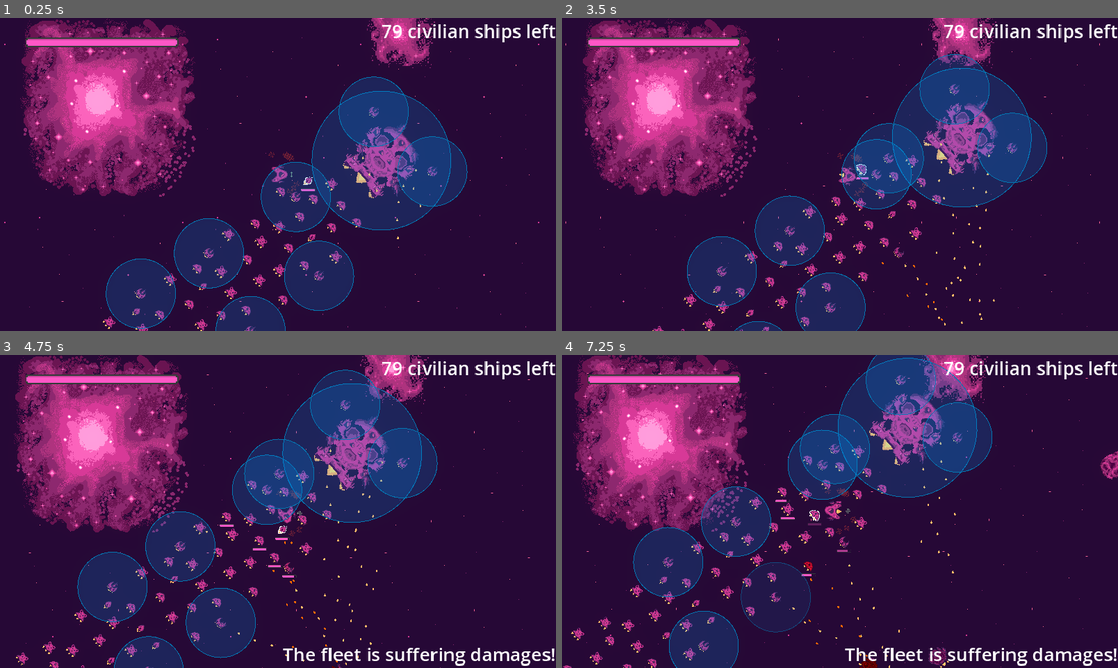
Above: before the commit, frames 1-4 (two rows, left to right).
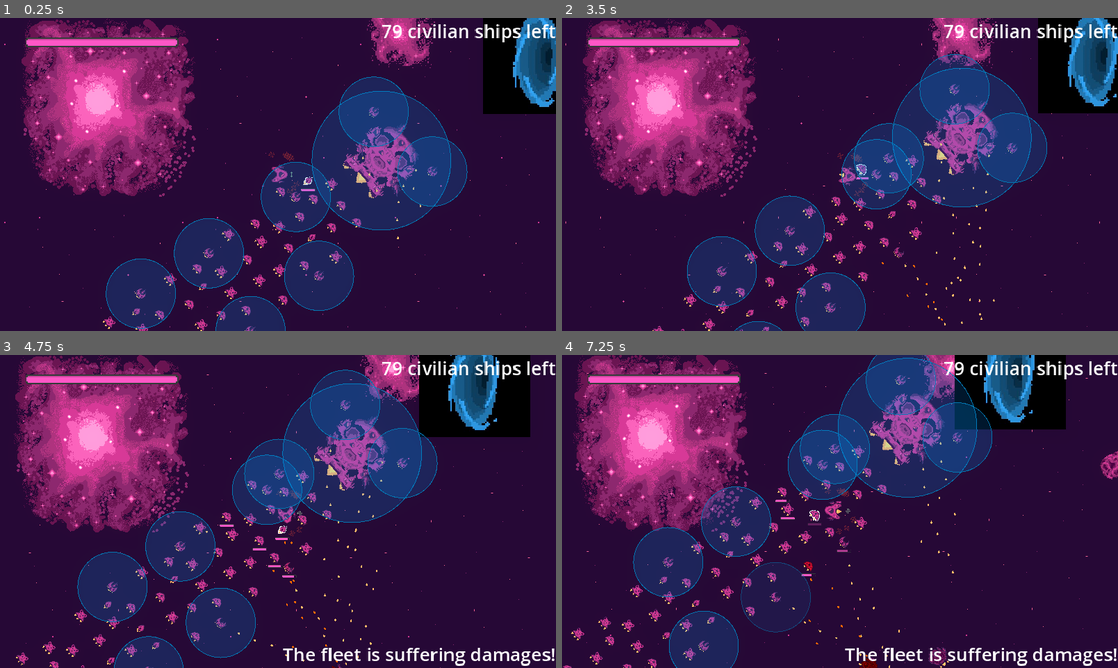
Above: after the commit, the same moments.

Repository: bear-minimum-studio/space-bear
Game: Godot game, scene res://Game.tscn
Same seed, same stepped clock (60 frames per second), same inputs: the game is played once before the commit and once after it.
Inputs:
- Up to frame 1 (0.25 s): no input
- Up to frame 2 (3.5 s): tap Enter (upgrade) at 0.5 s; hold Right (turn_right) 0.53-1.28 s; tap Down (decelerate) at 0.6 s; hold Ctrl (brake) 1.28-2.03 s; tap Space (fire) at 1.35 s; hold Right (turn_right) 2.03-2.78 s; hold G (grappling_hook) 2.03-2.78 s; hold Up (accelerate) from 2.78 s (still down); tap F (turret_fire) at 2.85 s
- Up to frame 3 (4.75 s): release Up (accelerate) at 3.53 s; hold Left (turn_left) from 3.53 s (still down); tap Down (decelerate) at 3.6 s; tap Space (fire) at 4.35 s
- Up to frame 4 (7.25 s): release Left (turn_left) at 5.03 s; hold Ctrl (brake) 5.03-5.78 s; hold G (grappling_hook) 5.03-5.78 s; hold Right (turn_right) 5.78-6.53 s; tap F (turret_fire) at 5.85 s; hold Up (accelerate) from 6.53 s (still down); tap Down (decelerate) at 6.6 s

The runs differ from the first frame. In frame 1, 3.8% of the frame differs, in the area x 86-100%, y 0-31%; in frame 2, 4.2%; in frame 3, 5.0%, in the area x 75-96%, y 0-27%; in frame 4, 4.5%.

Commit message:
feat: add Wormhole as level end zone

Diff:
--- a/World.gd
+++ b/World.gd
@@ -15,6 +15,8 @@
 	mother_ship.set_movement_target(target.global_transform.origin)
 	Events.enemy_shoot.connect(_on_enemy_shoot)
 	Events.shoot.connect(_on_ally_shoot)
+	Events.convoy_reached_wormhole.connect(_on_convoy_reached_wormhole)
+	Events.player_reached_wormhole.connect(_on_player_reached_wormhole)
 
 
 func _on_ally_shoot(global_ally_position, global_ally_rotation, ally_velocity):
@@ -49,3 +51,10 @@
 
 	current_hook = new_hook
 	new_hook.launch(player, global_player_rotation)
+
+
+func _on_convoy_reached_wormhole():
+	print('level ended')
+
+func _on_player_reached_wormhole():
+	print('you reached the level end')
--- a/World.tscn
+++ b/World.tscn
@@ -8,6 +8,7 @@
 [ext_resource type="PackedScene" uid="uid://c1kn511h34n6d" path="res://npc/mother-ship/MotherShip.tscn" id="6_ncofa"]
 [ext_resource type="PackedScene" uid="uid://bb8wbwlfnjaxt" path="res://npc/enemies/Enemy.tscn" id="7_fjohj"]
 [ext_resource type="PackedScene" uid="uid://iawoyehjjxoa" path="res://npc/civilians/TurretShip.tscn" id="8_ryaps"]
+[ext_resource type="PackedScene" uid="uid://bvnsas5vp1sl7" path="res://environment/wormhole/Wormhole.tscn" id="9_bepgg"]
 
 [sub_resource type="Environment" id="Environment_uyldo"]
 background_mode = 3
@@ -419,4 +420,7 @@
 [node name="Enemy11" parent="Enemies" instance=ExtResource("7_fjohj")]
 position = Vector2(2323, -2523)
 
+[node name="Wormhole" parent="." instance=ExtResource("9_bepgg")]
+position = Vector2(910, -204)
+
 [connection signal="shoot_grappling_hook" from="Player" to="." method="_on_player_shoot_grappling_hook"]
--- /dev/null
+++ b/environment/wormhole/Wormhole.gd
@@ -0,0 +1,10 @@
+extends Area2D
+
+@onready var collision_shape_2d = $CollisionShape2D
+
+func _on_body_entered(body):
+	if body.is_in_group('flock'):
+		Events.convoy_reached_wormhole.emit()
+		self.set_collision_mask_value(1, true) # Player can now reach wormhole too
+	if body is Player:
+		Events.player_reached_wormhole.emit()
--- /dev/null
+++ b/environment/wormhole/Wormhole.tscn
@@ -0,0 +1,21 @@
+[gd_scene load_steps=4 format=3 uid="uid://bvnsas5vp1sl7"]
+
+[ext_resource type="Script" path="res://environment/wormhole/Wormhole.gd" id="1_y3t3o"]
+[ext_resource type="Texture2D" uid="uid://b5n2uyxlorov0" path="res://environment/wormhole/wormhole-placeholder.jpg" id="2_vwpjr"]
+
+[sub_resource type="RectangleShape2D" id="RectangleShape2D_q5ljq"]
+size = Vector2(326, 318)
+
+[node name="Wormhole" type="Area2D"]
+collision_layer = 32
+collision_mask = 8
+script = ExtResource("1_y3t3o")
+
+[node name="Sprite2D" type="Sprite2D" parent="."]
+texture = ExtResource("2_vwpjr")
+
+[node name="CollisionShape2D" type="CollisionShape2D" parent="."]
+shape = SubResource("RectangleShape2D_q5ljq")
+debug_color = Color(0.180392, 0.607843, 0, 0.419608)
+
+[connection signal="body_entered" from="." to="." method="_on_body_entered"]
--- a/player/Player.gd
+++ b/player/Player.gd
@@ -1,4 +1,5 @@
 extends RigidBody2D
+class_name Player
 
 signal shoot_grappling_hook
 
--- a/project.godot
+++ b/project.godot
@@ -99,6 +99,7 @@
 2d_physics/layer_3="hit asteroid"
 2d_physics/layer_4="ally"
 2d_physics/layer_5="ally hitbox"
+2d_physics/layer_6="level end"
 
 [physics]
 
--- a/singletons/Events.gd
+++ b/singletons/Events.gd
@@ -5,3 +5,6 @@
 signal shoot
 signal dead_ship
 signal ship_hurt
+
+signal convoy_reached_wormhole
+signal player_reached_wormhole
Not shown: 1 places in World.tscn that only renumber resources
Binary file added: environment/wormhole/wormhole-placeholder.jpg
Not shown, added: environment/wormhole/wormhole-placeholder.jpg.import
